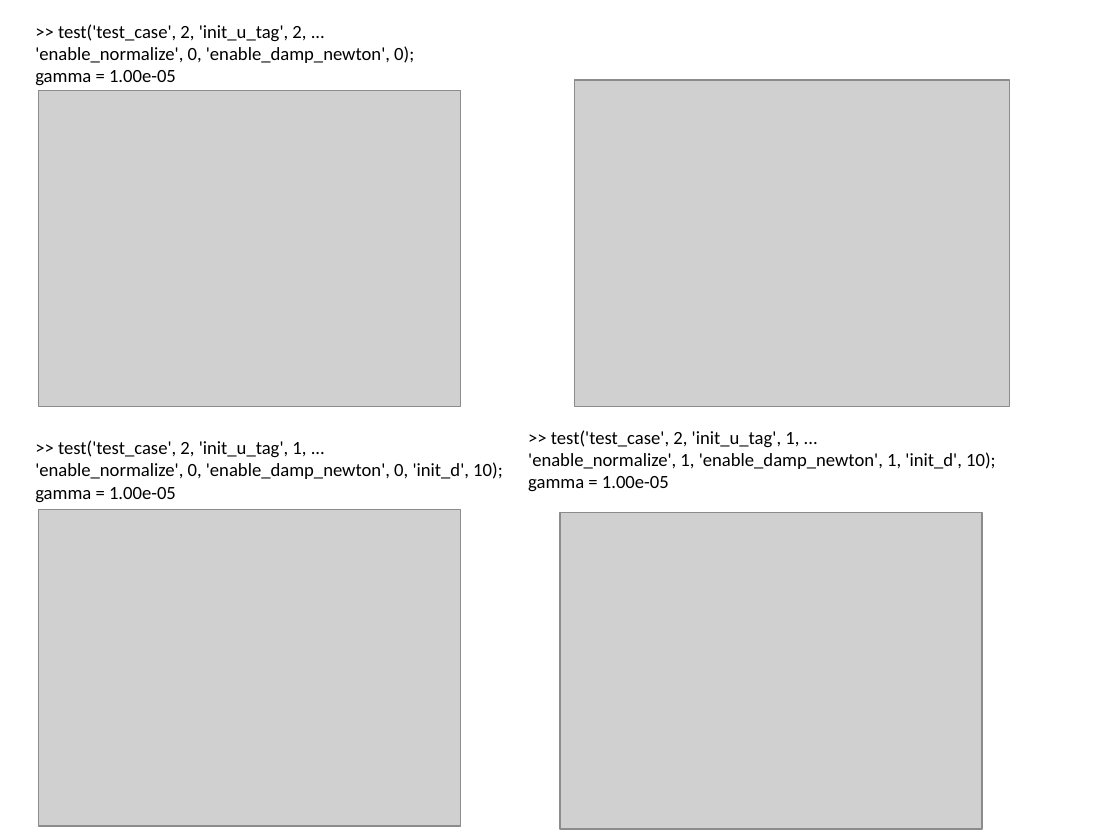
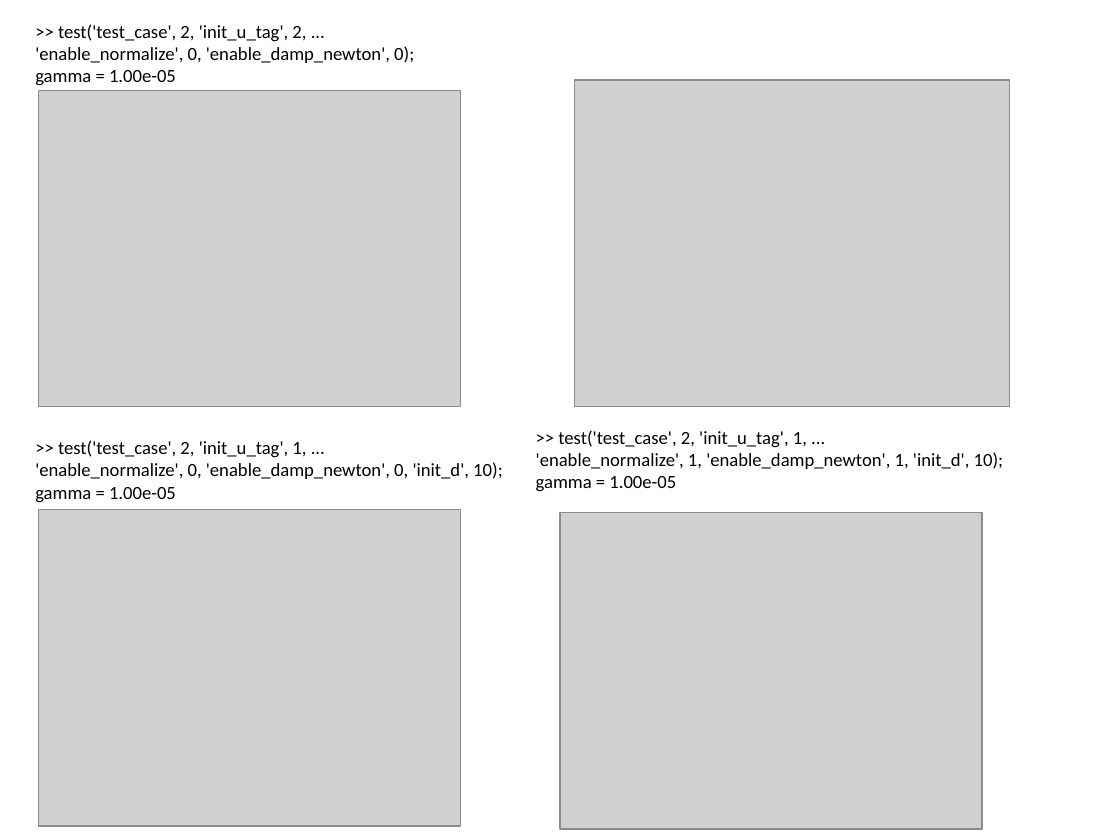
Before and after one commit to lu6007/opt-pde, a slide deck: slide 4 of doc/result_0404_2019.pptx. Drawn at 1120x840 pixels with LibreOffice and Linux fonts; fonts in the diff are those of the drawing; grey boxes stand for pictures. Boxes give left, top, right and bottom in pixels: in the first picture for what was removed or moved away, otherwise in the second. Text is boxed around its words. In the diff, an @@ line names an element or a change of style, - is before the commit and + after.

```diff
--- a/doc/result_0404_2019.pptx
+++ b/doc/result_0404_2019.pptx
@@ text ">> test('test_case', 2, 'init_u_tag', 1, ...": place and size @@
-text ">> test('test_case', 2, 'init_u_tag', 1, ..." at (528, 430, 996, 492)
+text ">> test('test_case', 2, 'init_u_tag', 1, ..." at (536, 430, 1004, 492)
```
Also in this commit, not shown: 5 other slides changed, 2 slides removed, 4 other files.
